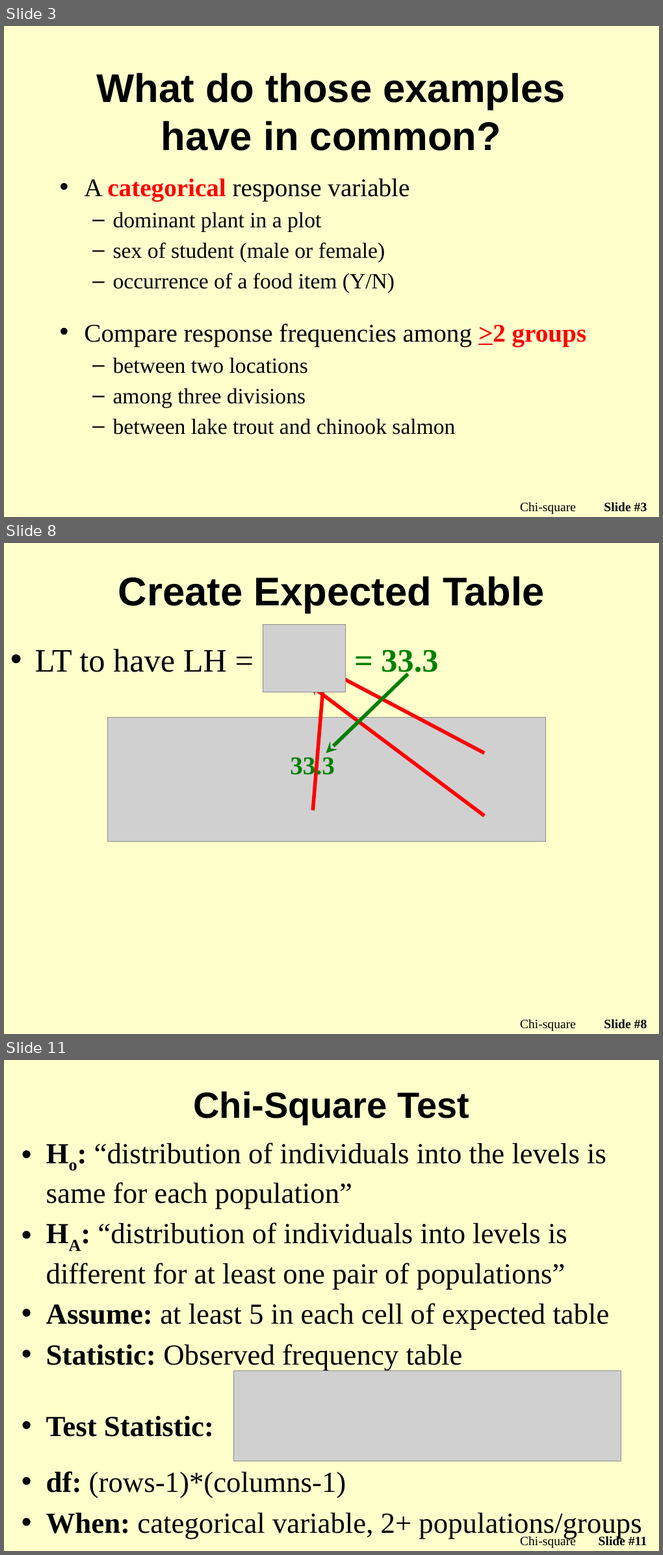
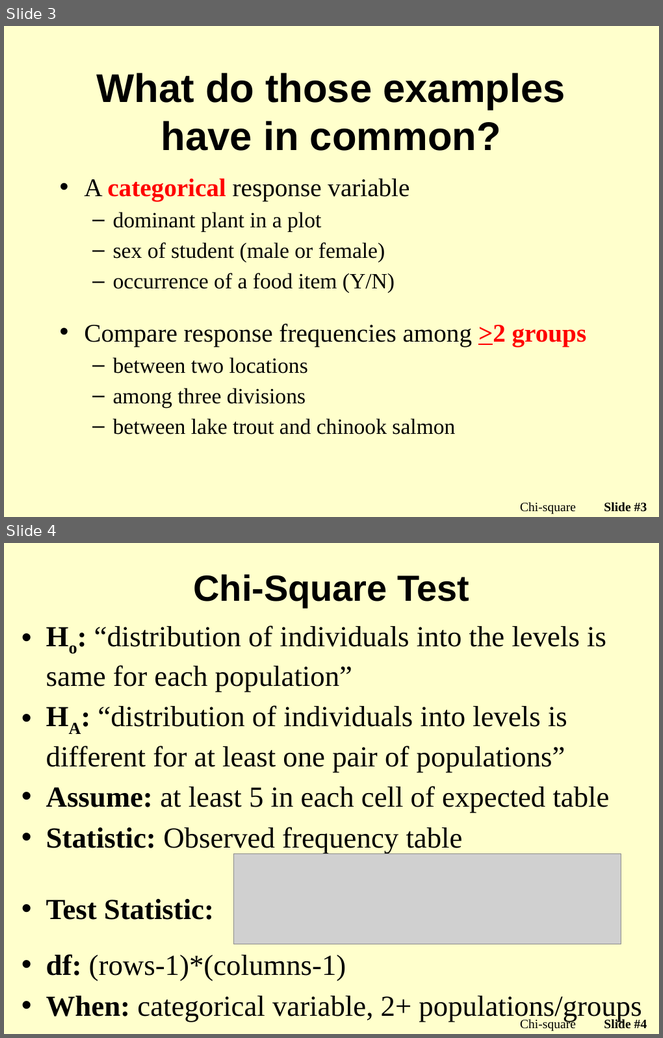
Before and after one commit to droglenc/NCMTH107, a slide deck: modules/Chi_Square/PPT2.pptx. Shown one above the other, each under a label of ours: slides 3, 8 and 11 before the commit, slides 3 and 4 after it; the slides between them are not shown. The pictures are 663x1555 and 663x1038 pixels, drawn with LibreOffice and Linux fonts; fonts in the diff are those of the drawing; grey boxes stand for pictures; background and template pictures are left out. Boxes give left, top, right and bottom in pixels: in the first picture for what was removed or moved away, otherwise in the second. Text is boxed around its words. In the diff, an @@ line names an element or a change of style, - is before the commit and + after.

```diff
--- a/modules/Chi_Square/PPT2.pptx
+++ b/modules/Chi_Square/PPT2.pptx
@@ slide 8 removed at [4, 543, 659, 1034], background picture (left out) @@
@@ title removed at [118, 576, 544, 613] @@
-Create Expected Table
@@ picture removed at [263, 625, 345, 693] @@
@@ text removed at [35, 649, 227, 672] @@
-• LT to have LH =
@@ arrow removed from (484, 754) to (294, 652) @@
@@ arrow removed from (313, 810) to (326, 652) @@
@@ text removed at [381, 650, 438, 678] @@
-= 33.3
@@ arrow removed from (408, 674) to (326, 754) @@
@@ arrow removed from (484, 816) to (310, 685) @@
@@ picture removed at [107, 718, 545, 842] @@
@@ text removed at [290, 754, 334, 779] @@
-33.3
@@ text removed at [520, 1019, 576, 1032] @@
-Chi-square
@@ page number removed at [604, 1019, 648, 1029] @@
-Slide #8
@@ what was slide 11 is now slide 4 @@
@@ page number at [604, 1019, 648, 1029]: text changed @@
-Slide #11
+Slide #4
```
Also in this commit, not shown: 7 other slides removed, 2 other files.
